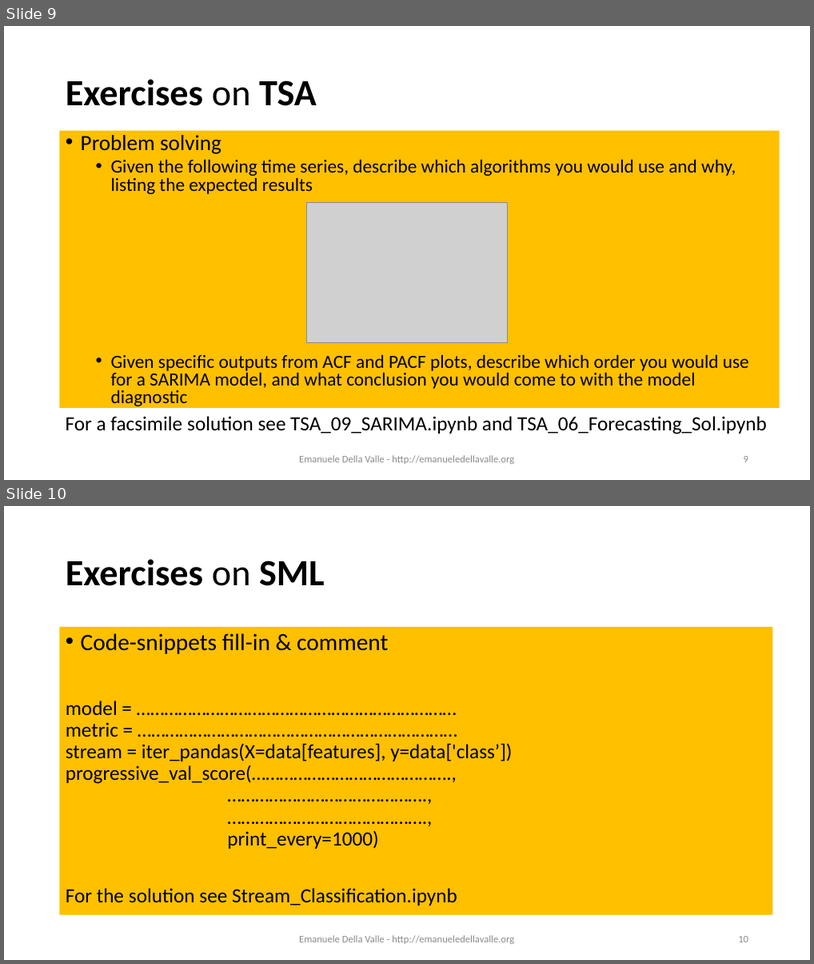
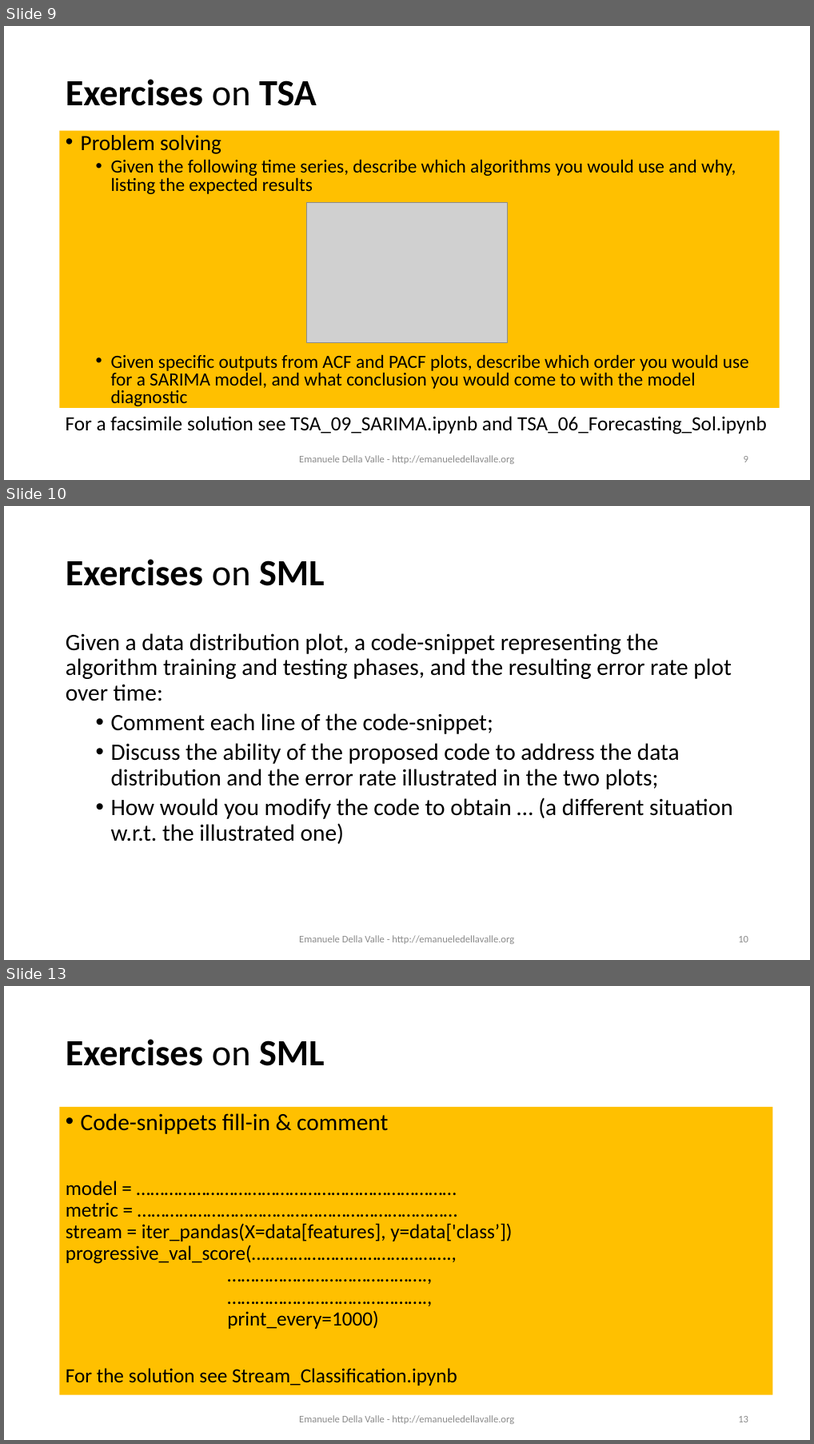
Before and after one commit to emanueledellavalle/streaming-data-analytics, a slide deck: lectures/14_SDS_exam-preview/14_Streaming-Data-Science_exam-preview.pptx. Shown one above the other, each under a label of ours: slides 9 and 10 before the commit, slides 9, 10 and 13 after it; the slides between them are not shown. The pictures are 814x964 and 814x1444 pixels, drawn with LibreOffice and Linux fonts; fonts in the diff are those of the drawing; grey boxes stand for pictures. Boxes give left, top, right and bottom in pixels: in the first picture for what was removed or moved away, otherwise in the second. Text is boxed around its words. In the diff, an @@ line names an element or a change of style, - is before the commit and + after.

Commit message:
Add SML exercise

```diff
--- a/lectures/14_SDS_exam-preview/14_Streaming-Data-Science_exam-preview.pptx
+++ b/lectures/14_SDS_exam-preview/14_Streaming-Data-Science_exam-preview.pptx
@@ slide 10 added at [4, 506, 810, 960], background #FFFFFF @@
@@ title added at [66, 559, 325, 586], 44 pt, text #000000, bold @@
+Exercises on SML
@@ text added at [66, 633, 734, 844], 28 pt, text #000000 @@
+Given a data distribution plot, a code-snippet representing the algorithm training and testing phases, and the resulting error rate plot over time:
+  • Comment each line of the code-snippet;
+  • Discuss the ability of the proposed code to address the data distribution and the error rate illustrated in the two plots;
+  • How would you modify the code to obtain … (a different situation w.r.t. the illustrated one)
@@ text added at [299, 935, 514, 944], 12 pt, text #8C8C8C @@
+Emanuele Della Valle - http://emanueledellavalle.org
@@ page number added at [738, 936, 749, 942], 12 pt, text #8C8C8C @@
+10
@@ what was slide 10 is now slide 13 @@
@@ page number at [738, 1416, 749, 1422]: text changed @@
-10
+13
```
Also in this commit, not shown: 1 slide changed, 1 other slide added, 6 other files.
